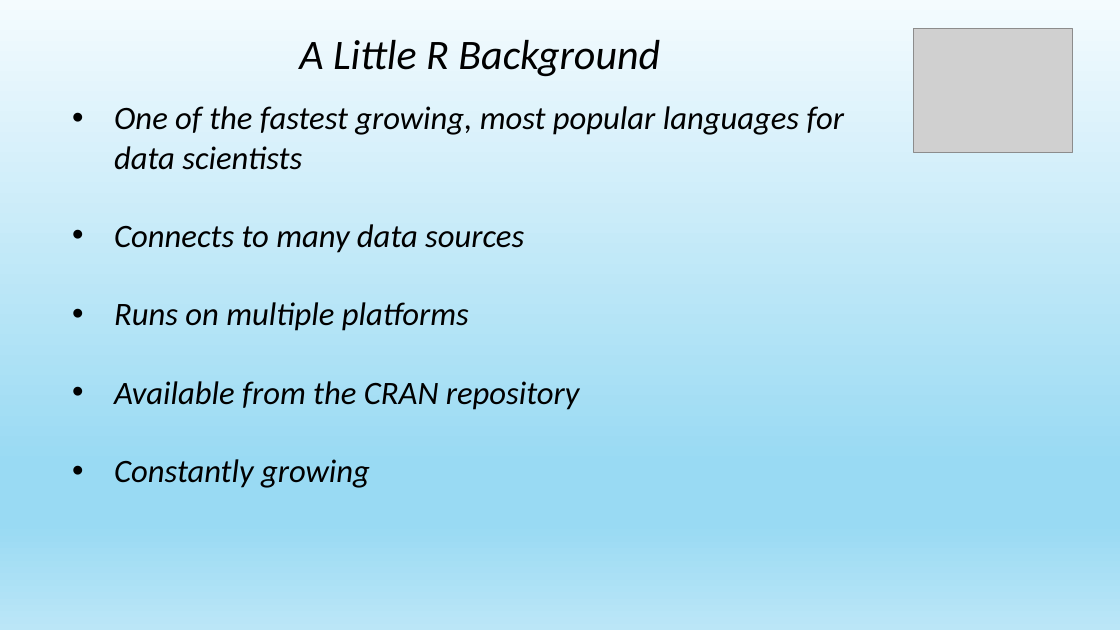
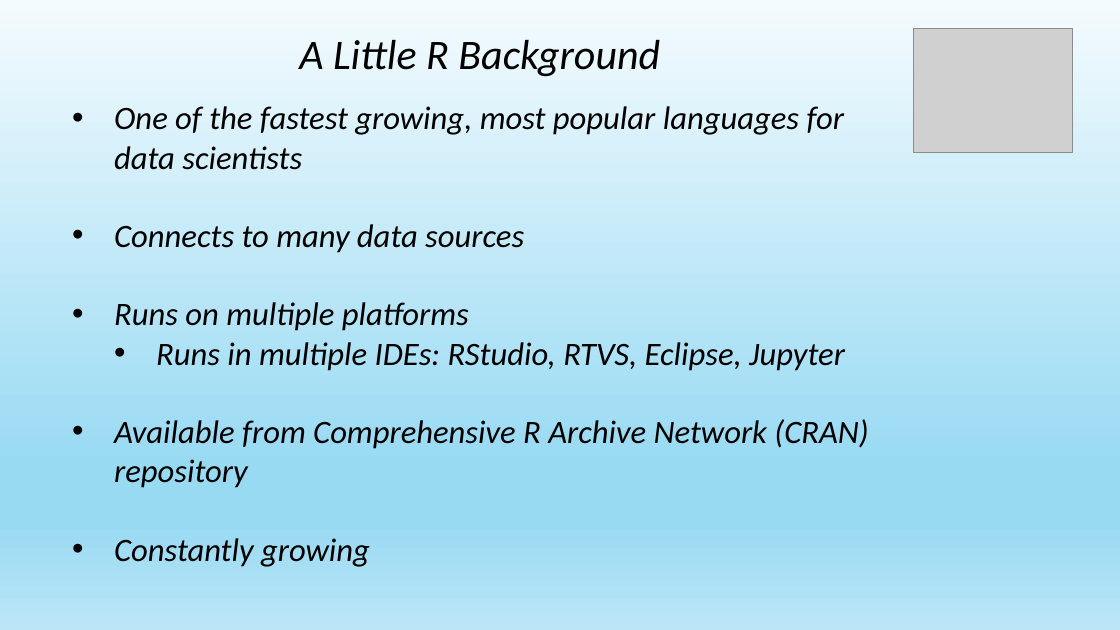
Before and after one commit to jayape/FoxPass, a slide deck: slide 8 of R Session.pptx. Drawn at 1120x630 pixels with LibreOffice and Linux fonts; fonts in the diff are those of the drawing; grey boxes stand for pictures. Boxes give left, top, right and bottom in pixels: in the first picture for what was removed or moved away, otherwise in the second. Text is boxed around its words. In the diff, an @@ line names an element or a change of style, - is before the commit and + after.

```diff
--- a/R Session.pptx
+++ b/R Session.pptx
@@ text at [114,342,868,488]: text changed @@
-  • Available from the CRAN repository
+    • Runs in multiple IDEs: RStudio, RTVS, Eclipse, Jupyter
+  • Available from Comprehensive R Archive Network (CRAN) repository
```
Also in this commit, not shown: 2 other slides changed, 2 slides added, 3 slides removed, 1 other file.
